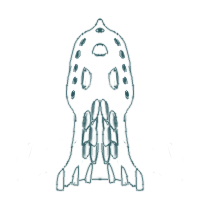
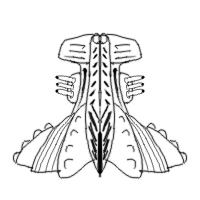
Layer changes from the first 200 x 200 image to the second:
added layer "14" above "13" over [left=12, top=32, right=188, bottom=180]
hid "11" over [left=15, top=17, right=185, bottom=192]
